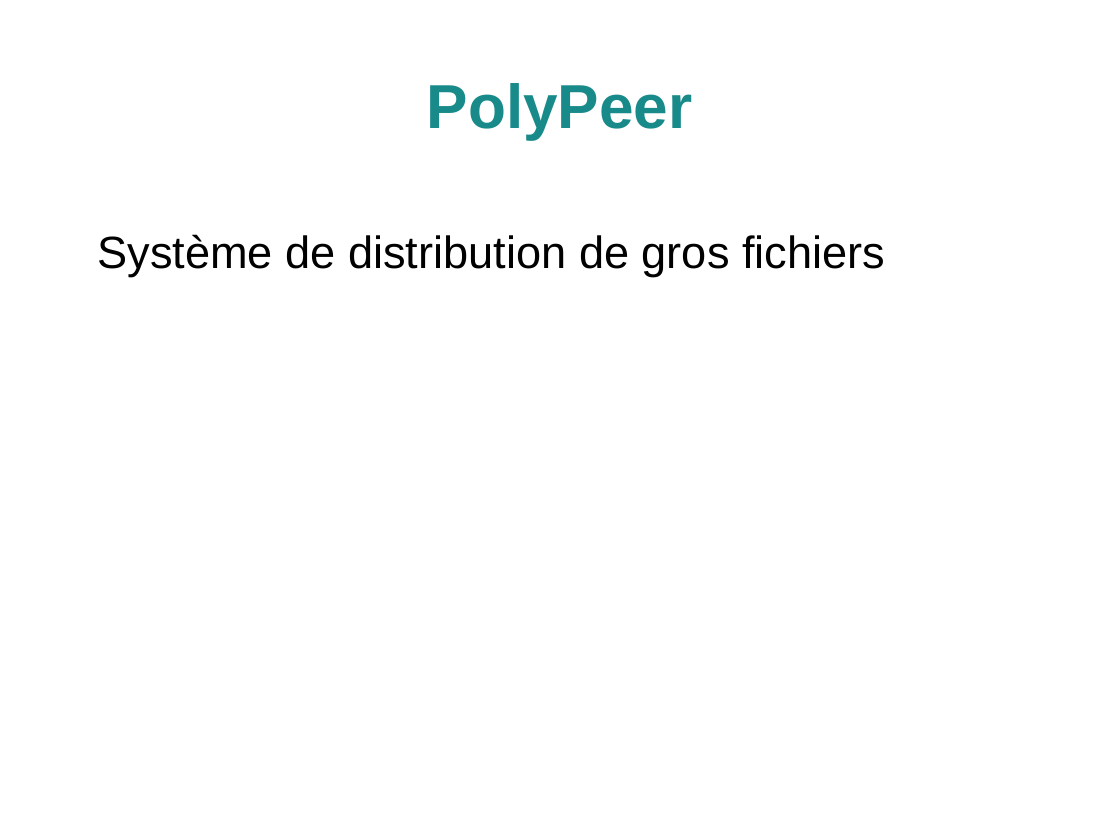
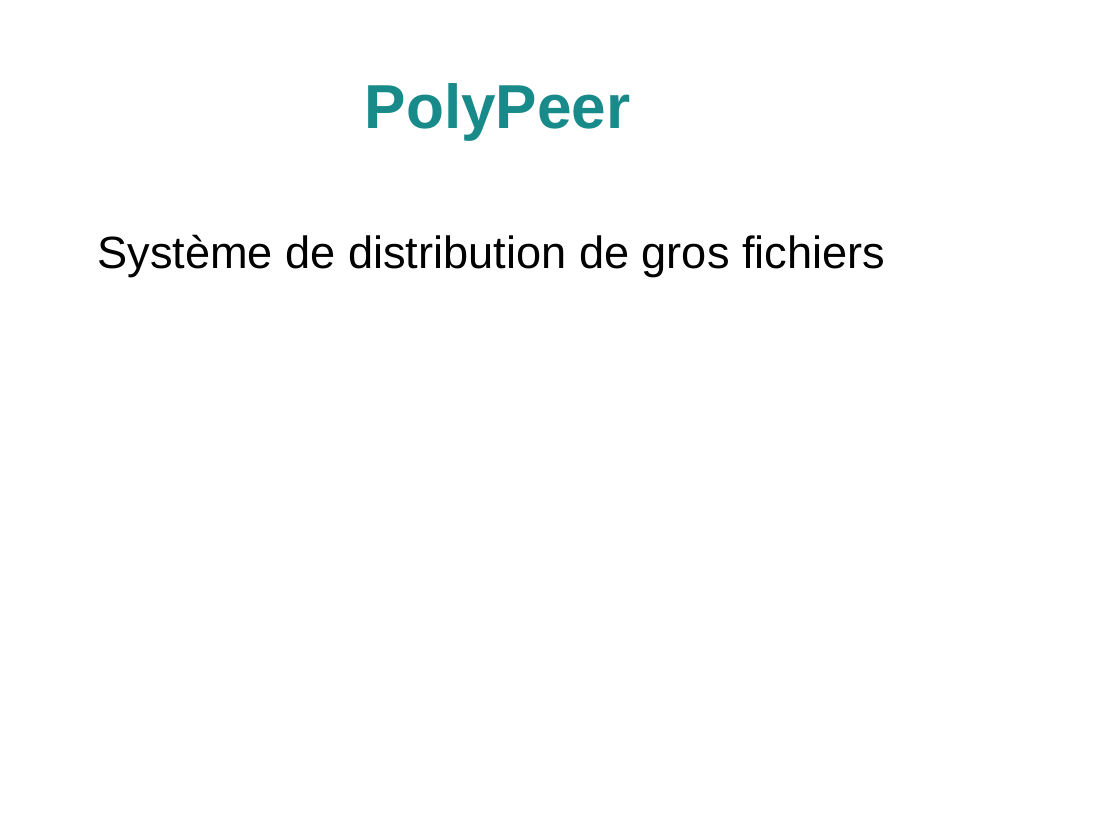
Before and after one commit to 64q/PolyPeer, a slide deck: slide 1 of doc/presentation/polypeer.odp. Drawn at 1120x840 pixels with LibreOffice and Linux fonts; fonts in the diff are those of the drawing; background and template pictures are left out. Boxes give left, top, right and bottom in pixels: in the first picture for what was removed or moved away, otherwise in the second. Text is boxed around its words. In the diff, an @@ line names an element or a change of style, - is before the commit and + after.

```diff
--- a/doc/presentation/polypeer.odp
+++ b/doc/presentation/polypeer.odp
@@ title "PolyPeer": place and size @@
-title "PolyPeer" at box(427, 83, 692, 139)
+title "PolyPeer" at box(365, 83, 630, 139)
```
Also in this commit, not shown: 5 other slides changed.
